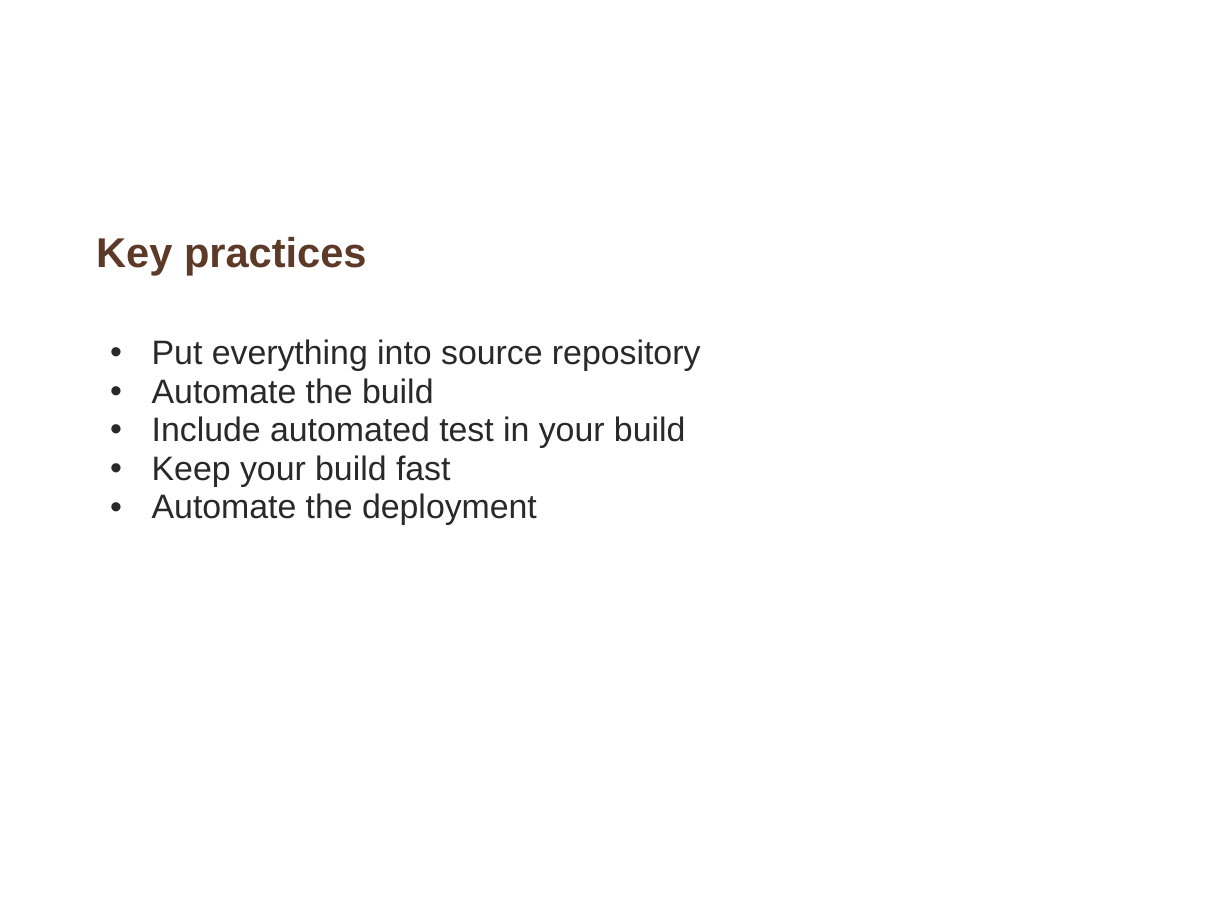
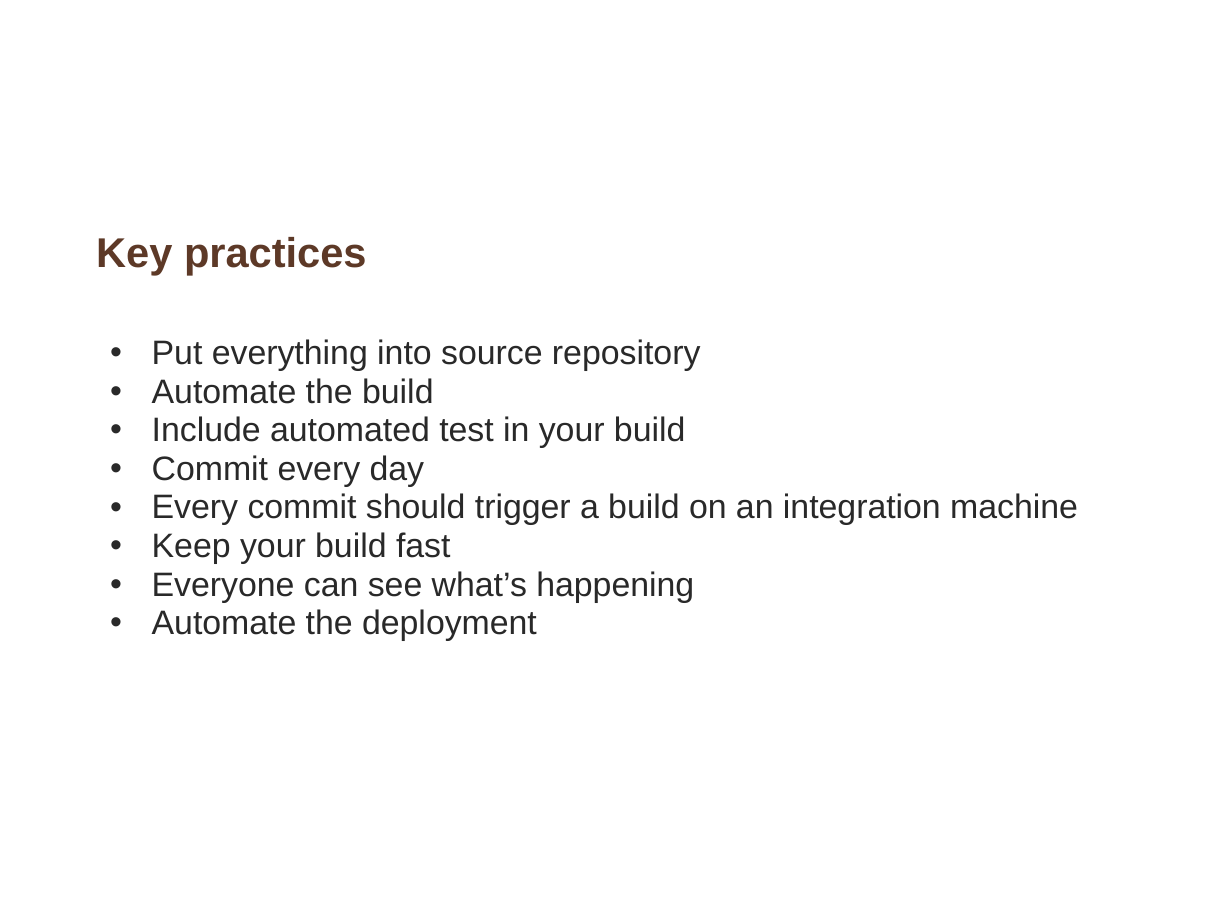
Before and after one commit to whimet/cruisetraining, a slide deck: slide 9 of Introduction_continuous_integration.ppt. Drawn at 1232x924 pixels with LibreOffice and Linux fonts; fonts in the diff are those of the drawing; background and template pictures are left out. Boxes give left, top, right and bottom in pixels: in the first picture for what was removed or moved away, otherwise in the second. Text is boxed around its words. In the diff, an @@ line names an element or a change of style, - is before the commit and + after.

Commit message:
Added more CI practices in the Intro_of_CI ppt

```diff
--- a/Introduction_continuous_integration.ppt
+++ b/Introduction_continuous_integration.ppt
@@ text at [152, 455, 1078, 525]: paragraphs added @@
+  • Commit every day
+  • Every commit should trigger a build on an integration machine
@@ text at [152, 571, 694, 602]: paragraph added @@
+  • Everyone can see what’s happening
```
Also in this commit, not shown: 1 other slide changed, 3 slides added.
